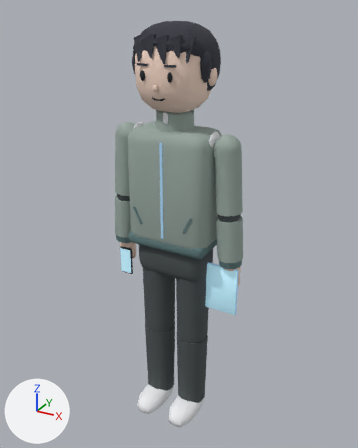
Two versions of the Blender file asset/models/resident-nagi/nagi.blend, one commit apart.
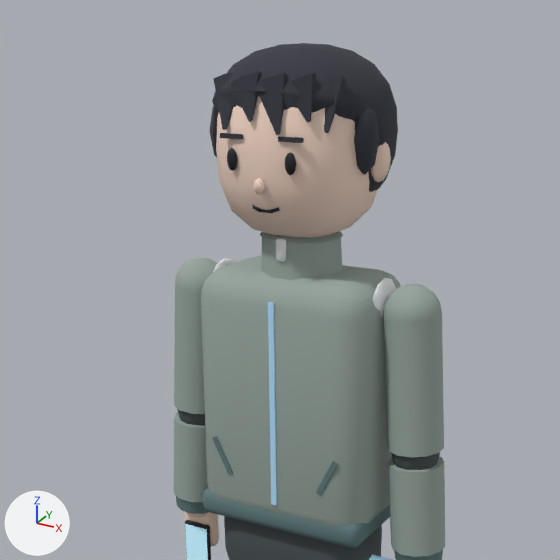
The first picture shows the older version from a camera (50 mm lens) standing at (1.071, -1.912, 2.055) and looking at (-0.002, 0.038, 1.081). The close-ups show the older and then the newer version on the part from 9% to 83% of the width and 0% to 59% of the height of that picture. Only the edits that show in the close-ups are written down. Every picture has the same lights, and +X, +Y and +Z are marked at lower left.

Before the edit, the objects in view are built like this:
```python
ob_hand_r = bpy.data.objects.new('hand.R', me_hand_r)
ob_hand_r.parent = ob_lowerarm_r
ob_hand_r.location = (-0.0174, 0.0, -0.249)
ob_head = bpy.data.objects.new('head', me_head)
ob_head.parent = ob_torso
ob_head.location = (0.0, 0.0, 0.53)
ob_head.scale = (1.07, 1.07, 1.07)
ob_lowerarm_l = bpy.data.objects.new('lowerArm.L', me_lowerarm_l)
ob_lowerarm_l.parent = ob_upperarm_l
ob_lowerarm_l.location = (0.0209, 0.0, -0.299)
ob_lowerarm_r = bpy.data.objects.new('lowerArm.R', me_lowerarm_r)
ob_lowerarm_r.parent = ob_upperarm_r
ob_lowerarm_r.location = (-0.0209, 0.0, -0.299)
ob_phone = bpy.data.objects.new('phone', me_phone)
ob_phone.parent = ob_hand_r
ob_phone.location = (0.0, 0.0, 0.0)
# also in view: 'hips' at (0.0, 0.0, 0.93); 'torso' at (0.0, -0.002, 1.324); 'upperArm.L' at (0.264, 0.0, 1.385); 'upperArm.R' at (-0.264, 0.0, 1.385)
```
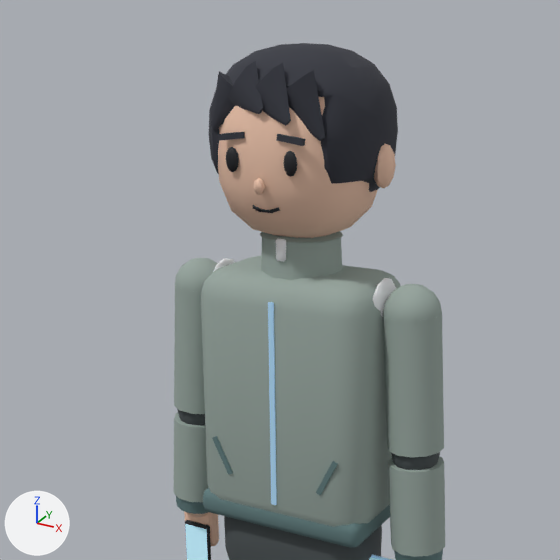
Location of each change, [x1, y1, x2, y2] in pixels of the close-ups (560 x 560 px; the box of a moved part takes in the faces that stretch with it):
'head', recoloured, reshaped
    both: [209, 43, 398, 238]
'hand.R', recoloured
    both: [184, 511, 219, 546]
part 1 of me_head, moved or reshaped
    before: [371, 142, 391, 182]
    after: [374, 144, 396, 188]
part 2 of me_head, moved or reshaped
    before: [278, 137, 304, 143]
    after: [276, 134, 305, 146]
part 3 of me_head, moved or reshaped
    before: [220, 133, 243, 139]
    after: [218, 132, 245, 141]
part 4 of me_head, rebuilt
    before: [257, 73, 288, 135]
    after: [256, 63, 291, 126]
part 5 of me_head, rebuilt
    before: [213, 73, 234, 130]
    after: [211, 71, 235, 130]
part 6 of me_head, rebuilt
    before: [290, 73, 316, 122]
    after: [287, 70, 325, 141]
part 7 of me_head, rebuilt (12% wider)
    before: [230, 72, 261, 122]
    after: [228, 61, 263, 114]
part 8 of me_head, deleted
    before: [209, 106, 219, 157]
part 9 of me_head, moved or reshaped
    before: [212, 65, 398, 184]
    after: [209, 51, 398, 184]

The change in detail:
Material 'res_skin' (mat_res_skin) changes colour from beige #f9dccb to beige #f3c9b0; in linear values from (0.947, 0.716, 0.597) to (0.896, 0.584, 0.434).
me_head is used by ob_head; parent ob_torso; location (0.0, 0.0, 0.53); scale (1.07, 1.07, 1.07).
me_head had 778 vertices, 872 faces and spanned x -0.176..0.176, y -0.165..0.184, z 0.05..0.44.
me_head now has 822 vertices, 912 faces and spans x -0.186..0.186, y -0.165..0.184, z 0.05..0.44.
me_head part 1: the loose piece of 42 vertices spanning x 0.136..0.176, y -0.016..0.04, z 0.205..0.285 is moved by (0.01, 0.0, -0.01).
me_head part 2: the loose piece of 8 vertices spanning x 0.037..0.083, y -0.148..-0.14, z 0.286..0.294 is turned 7 degrees about the y axis through its middle and scaled by 1.13.
me_head part 3: the loose piece of 8 vertices spanning x -0.083..-0.037, y -0.148..-0.14, z 0.286..0.294 is turned -7 degrees about the y axis through its middle and scaled by 1.13.
me_head part 4: the loose piece of 14 vertices spanning x -0.018..0.043, y -0.153..-0.113, z 0.297..0.396 is rebuilt with 18 vertices and now spans x -0.036..0.063, y -0.151..-0.11, z 0.313..0.413.
me_head part 5: the loose piece of 14 vertices spanning x -0.123..-0.061, y -0.144..-0.085, z 0.299..0.394 is rebuilt with 18 vertices and now spans x -0.12..-0.032, y -0.133..-0.106, z 0.296..0.396.
me_head part 6: the loose piece of 14 vertices spanning x 0.036..0.093, y -0.135..-0.104, z 0.319..0.397 is rebuilt with 18 vertices and now spans x 0.017..0.118, y -0.137..-0.106, z 0.288..0.402.
me_head part 7: the loose piece of 14 vertices spanning x -0.07..-0.01, y -0.152..-0.111, z 0.317..0.398 is rebuilt with 18 vertices and now spans x -0.078..0.009, y -0.153..-0.107, z 0.329..0.414.
me_head part 8: the loose piece of 20 vertices spanning x -0.169..-0.131, y -0.071..0.001, z 0.223..0.347 is deleted.
me_head part 9: 21 vertices moved from x -0.167..0.167, y -0.143..0.153, z 0.234..0.368 to x -0.166..0.166, y -0.135..0.148, z 0.215..0.378; 117 vertices removed from x -0.166..0.166, y -0.152..0.174, z 0.224..0.391; 185 vertices added at x -0.163..0.163, y -0.152..0.179, z 0.164..0.406.
Other edits to the shape of me_head do not show in these pictures.
